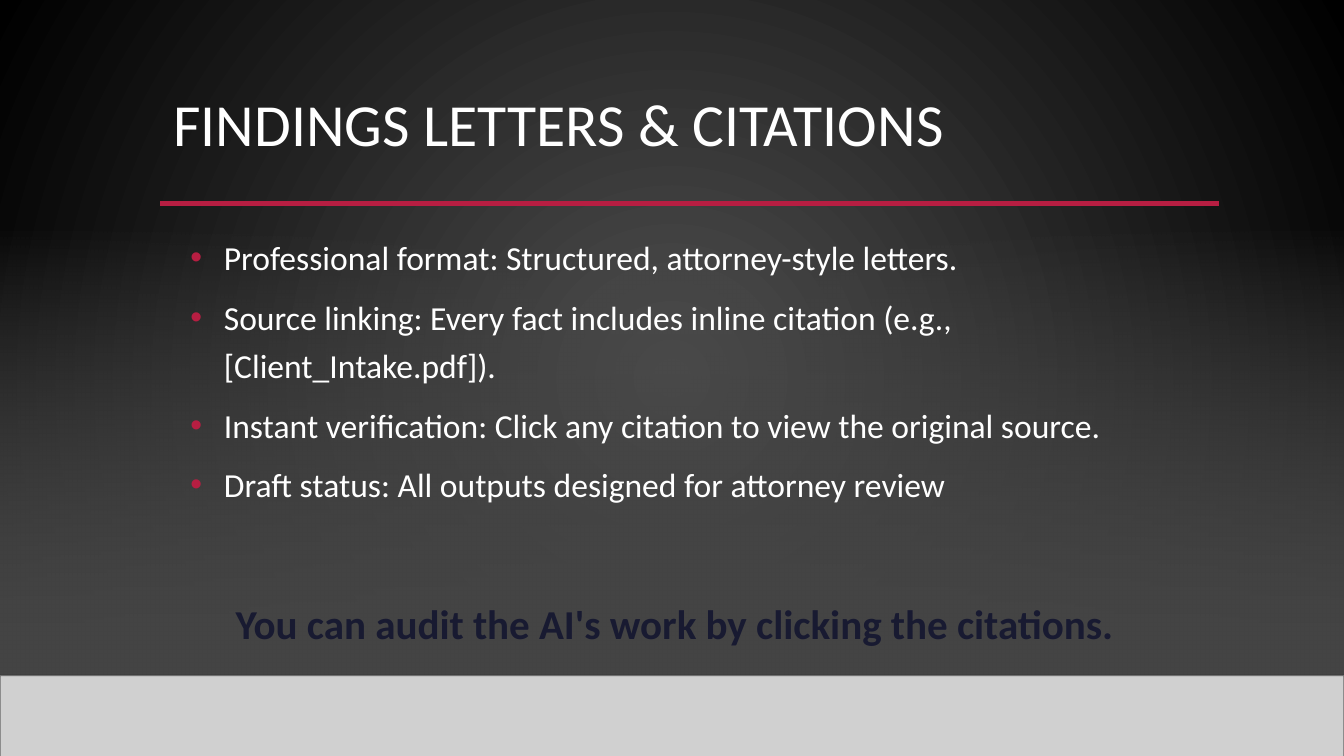
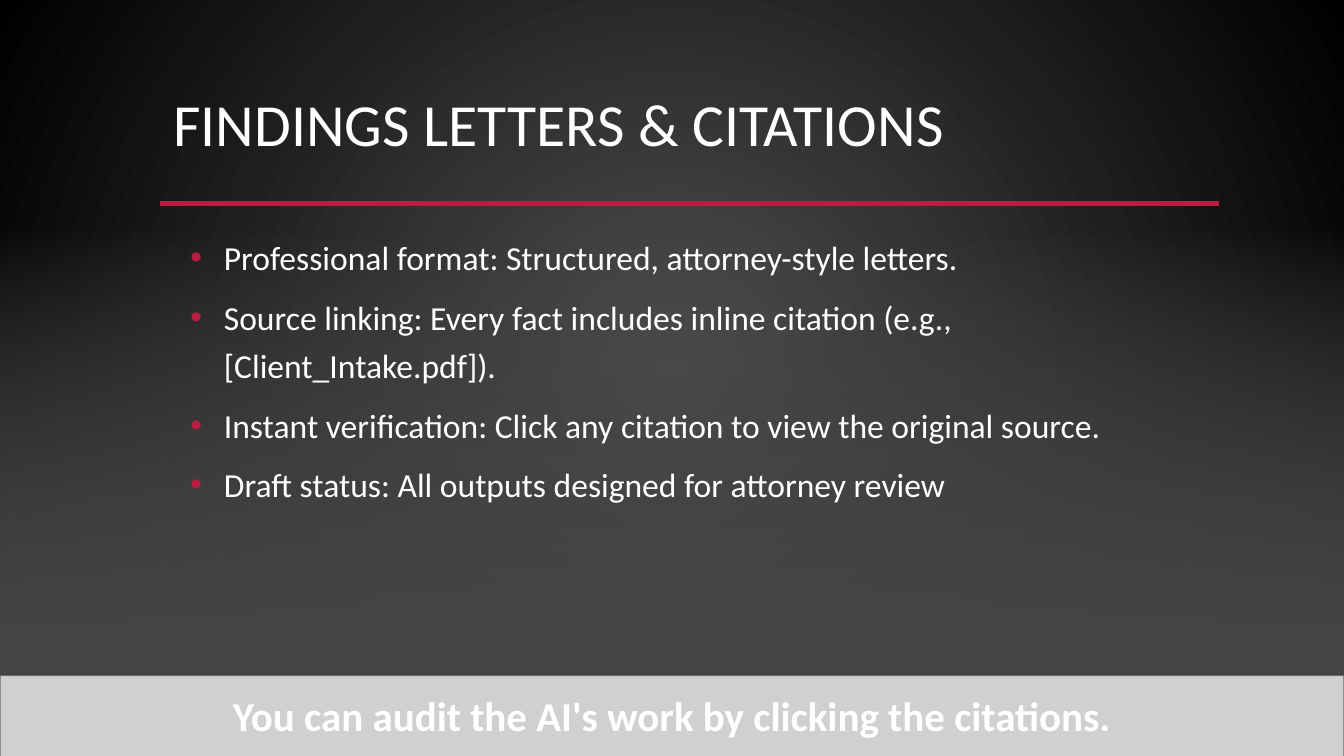
Before and after one commit to wisdom1456/Finding_Email, a slide deck: slide 18 of presentation/harvey_ai_attorney_adoption.pptx (slide 15 before the commit). Drawn at 1344x756 pixels with LibreOffice and Linux fonts; fonts in the diff are those of the drawing; grey boxes stand for pictures; background and template pictures are left out. Boxes give left, top, right and bottom in pixels: in the first picture for what was removed or moved away, otherwise in the second. Text is boxed around its words. In the diff, an @@ line names an element or a change of style, - is before the commit and + after.

```diff
--- a/presentation/harvey_ai_attorney_adoption.pptx
+++ b/presentation/harvey_ai_attorney_adoption.pptx
@@ text "You can audit the AI's ...": place and size @@
-text "You can audit the AI's ..." at box(236, 611, 1113, 646)
+text "You can audit the AI's ..." at box(233, 703, 1110, 738)
@@ text "You can audit the AI's ..." at box(233, 703, 1110, 738): text colour #181A31 to #FFFFFF @@
```
Also in this commit, not shown: 7 other slides changed, 3 slides added, 6 other files.
